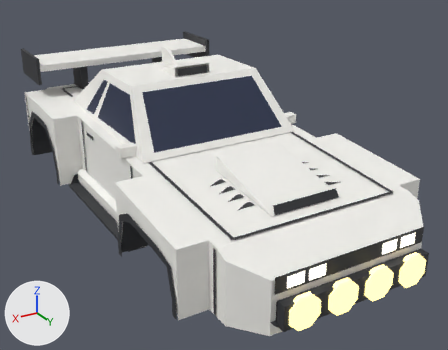
Before and after pictures for a commit that changed the FBX model assets/meshes/blitz/Blitz.fbx.
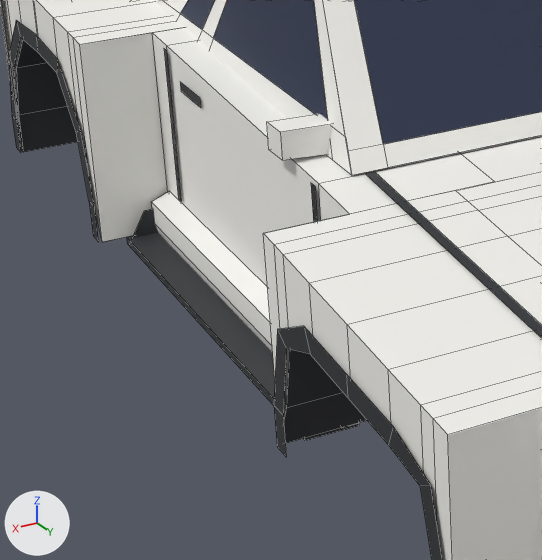
The first picture shows the older version from a 50 mm camera at (8.21, 15.48, 6.58) aimed at (-0.28, 1.33, -0.5). The close-ups show the older and then the newer version on the part from 6% to 46% of the width and 30% to 83% of the height of that picture. Only the edits that show in the close-ups are written down. Arrows for +X, +Y and +Z are at lower left; the lights stay in place. The close-ups show mesh edges as thin lines.

Names of what the first close-up shows: 'ArchLip_FR', 'Cowl', 'Door_FR', 'Fender_FR', 'Fender_RR', 'Hood', 'Opt_Skirts_Blade_AccSideBlade_R', 'Opt_Skirts_Side_AccSkirt_R', 'Pillars', 'Underbody', 'Window_FR', 'Windshield' and 9 more.
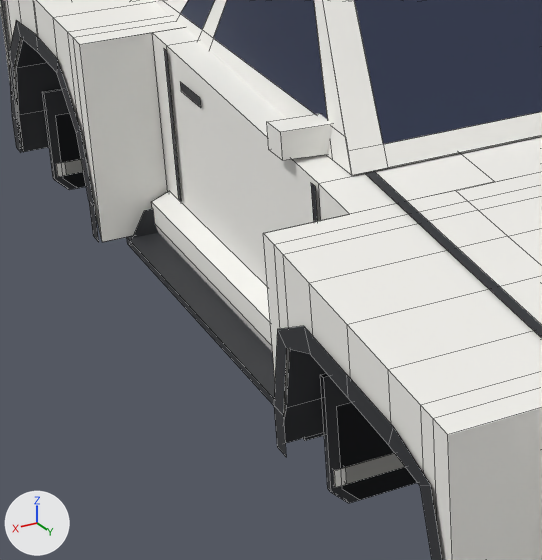
What the commit changed:
Mesh me_opt_mudflaps_long_accmudflapslongband is new.
It consists of a box spanning x 2.04..3.12, y 2.7..2.8, z -1.75..-1.59; a box spanning x -3.12..-2.04, y 2.7..2.8, z -1.75..-1.59; a box spanning x 2.04..3.12, y -5.4..-5.3, z -1.75..-1.59; a box spanning x -3.12..-2.04, y -5.4..-5.3, z -1.75..-1.59.
It uses material mat_body (white #f7f6f1).
Mesh me_opt_mudflaps_rally_accmudflapsband is new.
It consists of a box spanning x 2.14..3.02, y 2.7..2.8, z -1.75..-1.59; a box spanning x -3.02..-2.14, y 2.7..2.8, z -1.75..-1.59; a box spanning x 2.14..3.02, y -5.4..-5.3, z -1.75..-1.59; a box spanning x -3.02..-2.14, y -5.4..-5.3, z -1.75..-1.59.
It uses material mat_body (white #f7f6f1).
Mesh me_opt_mudflaps_long_accmudflapslong is new.
It has 40 vertices, 28 faces and spans x -3.16..3.16, y -5.38..2.78, z -1.95..-0.7.
It uses material mat_trim (dark grey #2f3035).
Mesh me_opt_mudflaps_rally_accmudflaps is new.
It has 40 vertices, 28 faces and spans x -3.06..3.06, y -5.38..2.78, z -1.95..-1.0.
It uses material mat_trim (dark grey #2f3035).
Object 'Opt_Mudflaps_Long_AccMudflapsLongBand' (ob_opt_mudflaps_long_accmudflapslongband) is new; it shows me_opt_mudflaps_long_accmudflapslongband.
Its location is (0.0, 0.0, 0.0).
Object 'Opt_Mudflaps_Rally_AccMudflapsBand' (ob_opt_mudflaps_rally_accmudflapsband) is new; it shows me_opt_mudflaps_rally_accmudflapsband.
Its location is (0.0, 0.0, 0.0).
Object 'Opt_Mudflaps_Long_AccMudflapsLong' (ob_opt_mudflaps_long_accmudflapslong) is new; it shows me_opt_mudflaps_long_accmudflapslong.
Its location is (0.0, 0.0, 0.0).
Object 'Opt_Mudflaps_Rally_AccMudflaps' (ob_opt_mudflaps_rally_accmudflaps) is new; it shows me_opt_mudflaps_rally_accmudflaps.
Its location is (0.0, 0.0, 0.0).

Changed parts and their boxes [x1, y1, x2, y2] in the close-ups (542 x 560 px):
'Opt_Mudflaps_Long_AccMudflapsLong', added
    after: [43, 89, 417, 503]
'Opt_Mudflaps_Rally_AccMudflaps', added (mostly hidden)
    after: [56, 113, 415, 500]
'Opt_Mudflaps_Long_AccMudflapsLongBand', added (mostly hidden)
    after: [56, 159, 405, 488]
'Opt_Mudflaps_Rally_AccMudflapsBand', added (mostly hidden)
    after: [65, 159, 403, 484]
